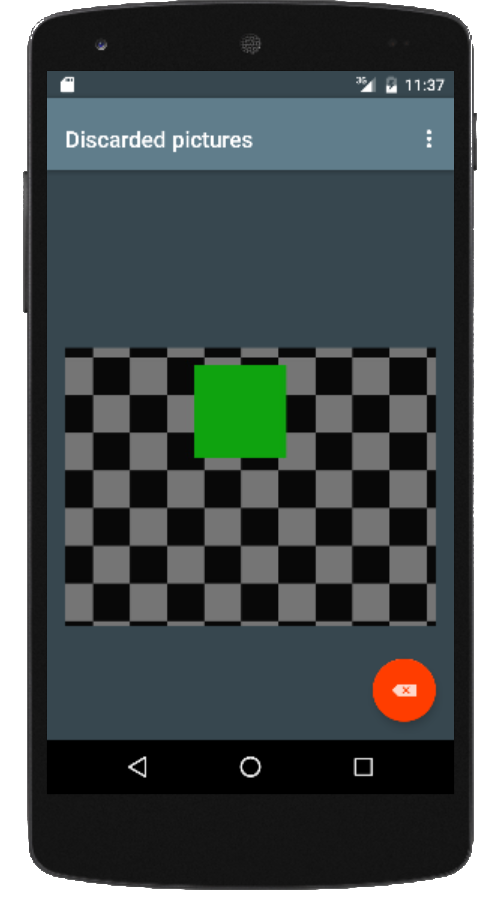
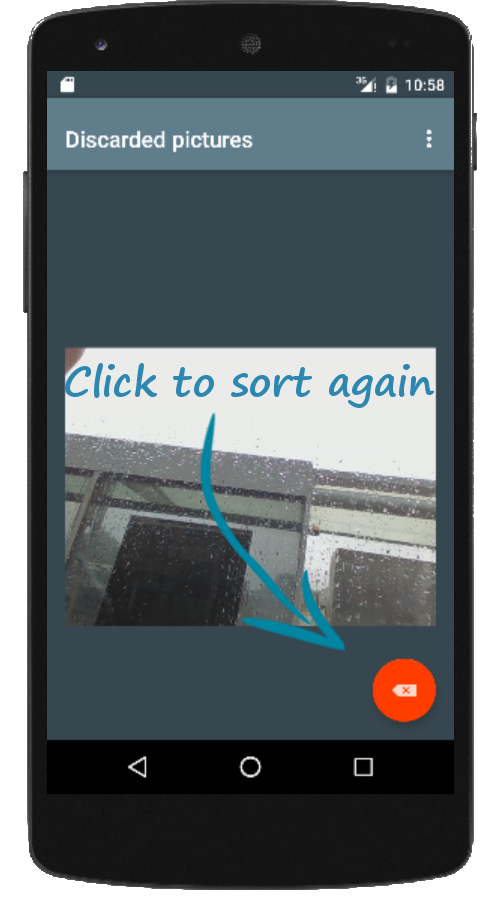
Layers edited between the first and the second 500×900 image:
added layer "Pasted Layer #1" above "Click to sort again" over bbox(199, 411, 346, 652)
added layer "Click to sort again" above "Pasted Layer #2" over bbox(65, 363, 434, 408)
added layer "Pasted Layer #2" above "Pasted Layer" over bbox(23, 0, 477, 890)
